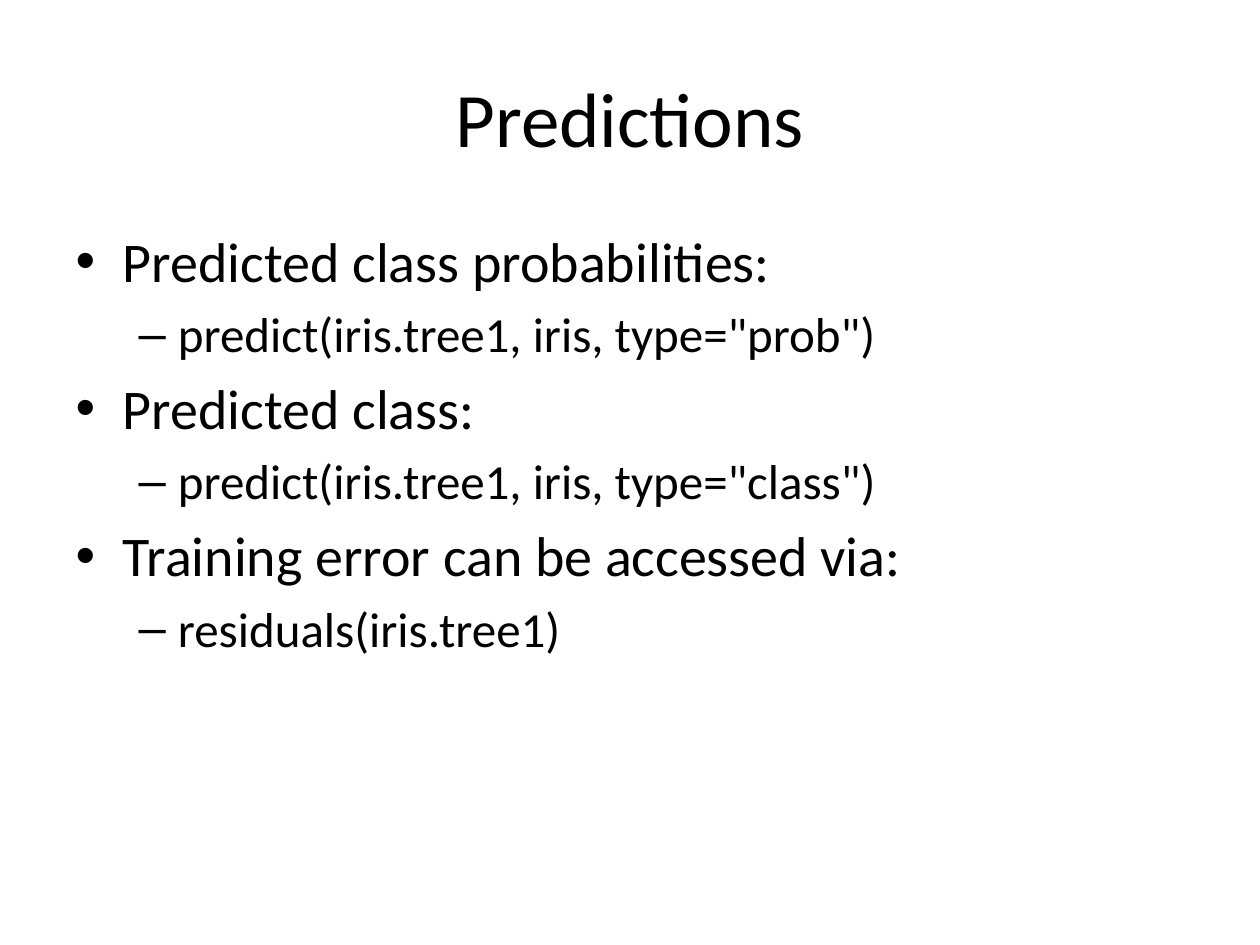
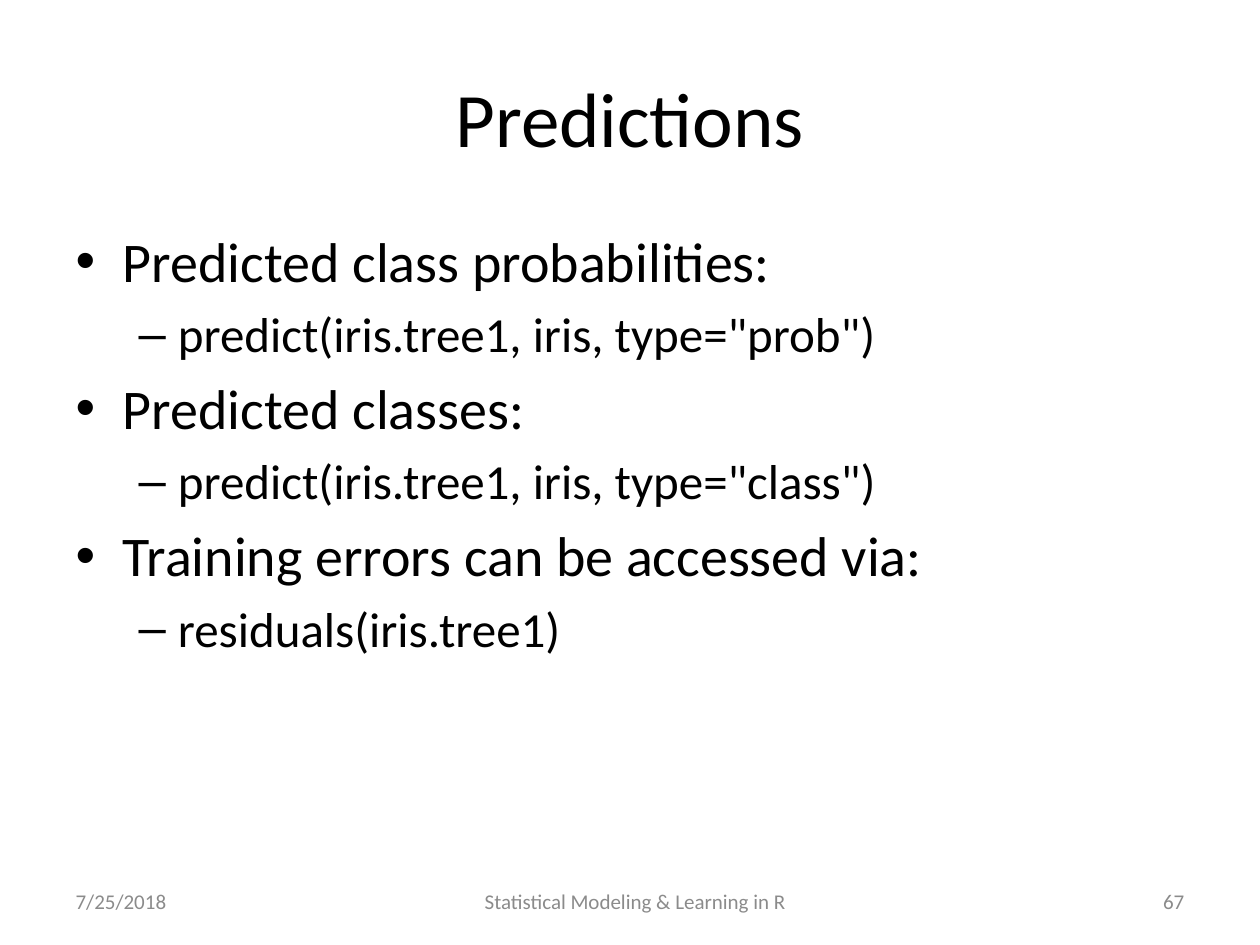
Before and after one commit to katherinesimeon/Statistical-Modeling-and-Learning-in-R, a slide deck: slide 67 of main.pptx (slide 56 before the commit). Drawn at 1260x945 pixels with LibreOffice and Linux fonts; fonts in the diff are those of the drawing. Boxes give left, top, right and bottom in pixels: in the first picture for what was removed or moved away, otherwise in the second. Text is boxed around its words. In the diff, an @@ line names an element or a change of style, - is before the commit and + after.

```diff
--- a/main.pptx
+++ b/main.pptx
@@ text at [123, 390, 524, 430]: text changed @@
-• Predicted class:
+• Predicted classes:
@@ text at [123, 537, 922, 586]: text changed @@
-• Training error can be accessed via:
+• Training errors can be accessed via:
@@ text added at [76, 894, 167, 910], 12 pt, text #8C8C8C @@
+7/25/2018
@@ text added at [485, 894, 785, 913], 12 pt, text #8C8C8C @@
+Statistical Modeling & Learning in R
@@ page number added at [1163, 895, 1184, 909], 12 pt, text #8C8C8C @@
+67
```
Also in this commit, not shown: 66 other slides changed, 12 slides added, 1 other file.
